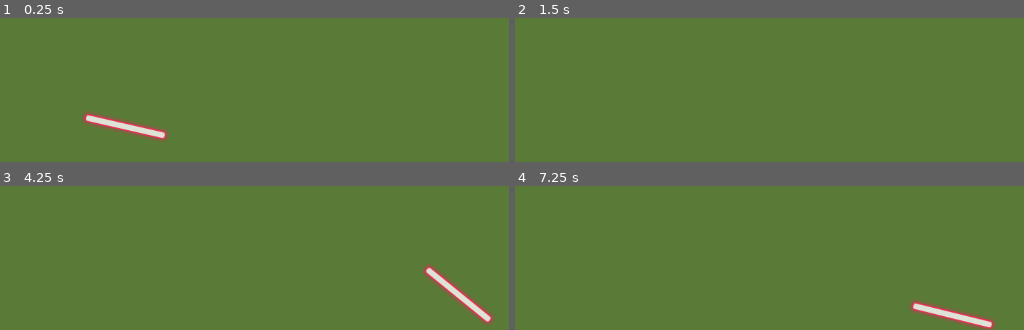
Above: before the commit, frames 1-4 (two rows, left to right).
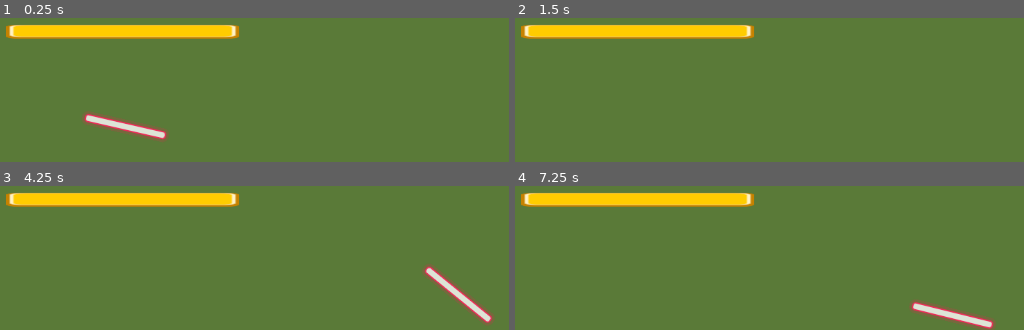
Above: after the commit, the same moments.

Repository: Solojkim/springgame
Game: Godot game, scene res://stickgame.tscn
Same seed, same stepped clock (60 frames per second), same inputs: the game is played once before the commit and once after it. The project has no main scene, so this scene is started directly.
Inputs:
- Up to frame 1 (0.25 s): no input
- Up to frame 2 (1.5 s): hold D (move_right) 0.53-1.28 s; hold S (move_down) from 1.28 s (still down)
- Up to frame 3 (4.25 s): tap Enter at 2, 3.5 s; release S (move_down) at 2.03 s; hold D (move_right) 2.03-2.78 s; tap Space at 2.75 s; hold W (move_up) 2.78-3.53 s; hold A (move_left) from 3.53 s (still down)
- Up to frame 4 (7.25 s): release A (move_left) at 5.03 s; hold S (move_down) 5.03-5.78 s; tap Space at 5.75 s; hold D (move_right) 5.78-6.53 s; tap Enter at 6.5 s; hold W (move_up) from 6.53 s (still down)

The runs differ from the first frame. In frame 1, 4.4% of the frame differs, in the area x 1-47%, y 4-15%; in frame 2, 4.4%; in frame 3, 4.4%; in frame 4, 4.4%.

Commit message:
base boundary

Diff:
--- /dev/null
+++ b/boundary.tscn
@@ -0,0 +1,18 @@
+[gd_scene load_steps=3 format=3 uid="uid://cjo16cf31h2cl"]
+
+[ext_resource type="Texture2D" uid="uid://c2bsl05ua63r1" path="res://PNG/Default/button_yellow.png" id="1_fwr50"]
+
+[sub_resource type="RectangleShape2D" id="RectangleShape2D_nuyw7"]
+size = Vector2(336, 20)
+
+[node name="Boundary" type="CharacterBody2D"]
+
+[node name="ButtonYellow" type="Sprite2D" parent="."]
+position = Vector2(0, 3.8147e-06)
+scale = Vector2(2.625, 0.386792)
+texture = ExtResource("1_fwr50")
+
+[node name="CollisionShape2D" type="CollisionShape2D" parent="."]
+position = Vector2(0, 2.27374e-13)
+scale = Vector2(1, 1)
+shape = SubResource("RectangleShape2D_nuyw7")
--- a/stick.gd
+++ b/stick.gd
@@ -1,8 +1,7 @@
 extends CharacterBody2D
 
 
-# Called when the node enters the scene tree for the first time.
-
+var health = 3
 
 # Called every frame. 'delta' is the elapsed time since the previous frame.
 func _process(delta):
@@ -10,3 +9,9 @@
 	velocity = direction * 600
 	move_and_slide()
 	rotate(0.015)
+
+
+func take_damage():
+	health -= 1
+	if health == 0:
+		queue_free()
--- a/stickgame.tscn
+++ b/stickgame.tscn
@@ -1,6 +1,7 @@
-[gd_scene load_steps=2 format=3 uid="uid://ddoupojq6yvc1"]
+[gd_scene load_steps=3 format=3 uid="uid://ddoupojq6yvc1"]
 
 [ext_resource type="PackedScene" uid="uid://crkad748v1vu6" path="res://stick.tscn" id="1_10bgb"]
+[ext_resource type="PackedScene" uid="uid://cjo16cf31h2cl" path="res://boundary.tscn" id="2_bcllc"]
 
 [node name="Node2D" type="Node2D"]
 
@@ -20,3 +21,6 @@
 
 [node name="Stick" parent="." instance=ExtResource("1_10bgb")]
 position = Vector2(599, 597)
+
+[node name="Boundary" parent="." instance=ExtResource("2_bcllc")]
+position = Vector2(595, 460)
